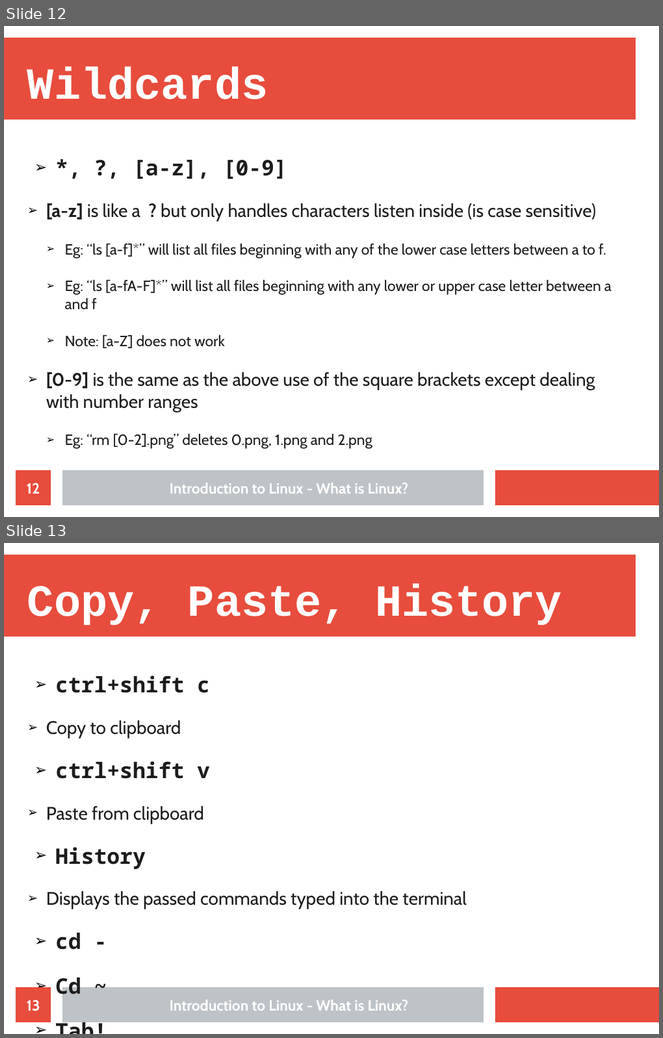
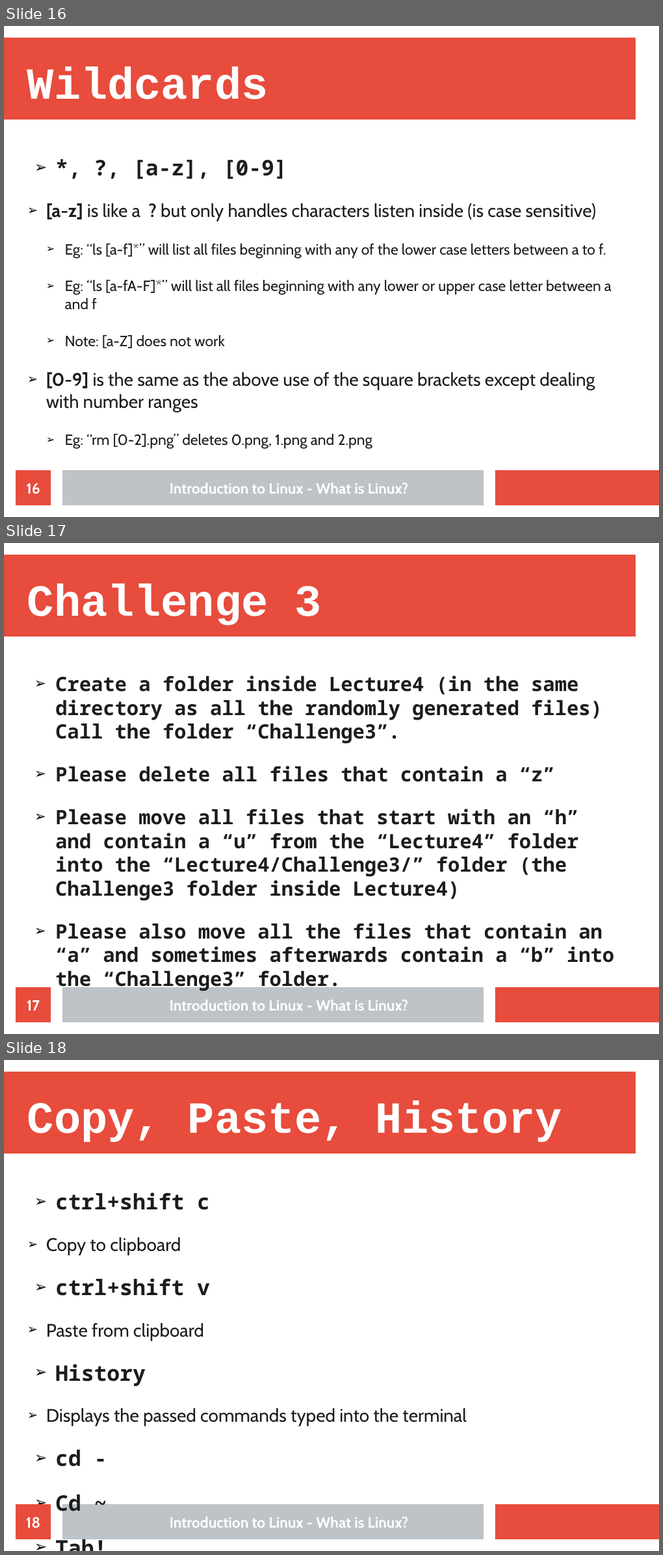
Before and after one commit to Nhlakanipho-Biyela/Intro_To_Linux_Course, a slide deck: Lecture_Slides/Lecture_3/ITL_Lecture_3_Basic_Commands.odp. Shown one above the other, each under a label of ours: slides 12 and 13 before the commit, slides 16, 17 and 18 after it. The pictures are 663x1038 and 663x1555 pixels, drawn with LibreOffice and Linux fonts; fonts in the diff are those of the drawing; background and template pictures are left out. Boxes give left, top, right and bottom in pixels: in the first picture for what was removed or moved away, otherwise in the second. Text is boxed around its words. In the diff, an @@ line names an element or a change of style, - is before the commit and + after.

Commit message:
added final lecture 3 slide

```diff
--- a/Lecture_Slides/Lecture_3/ITL_Lecture_3_Basic_Commands.odp
+++ b/Lecture_Slides/Lecture_3/ITL_Lecture_3_Basic_Commands.odp
@@ slide 17 added at box(4, 543, 659, 1034), background #FFFFFF; not listed: 3 template elements that a slide beside it also shows @@
@@ title added at box(27, 583, 322, 626), 54 pt, text #FFFFFF, bold @@
+Challenge 3
@@ text added at box(55, 676, 614, 963), 24.1 pt, text #1C1C1C, bold @@
+➢ Create a folder inside Lecture4 (in the same directory as all the randomly generated files) Call the folder “Challenge3”.
+➢ Please delete all files that contain a “z”
+➢ Please move all files that start with an “h” and contain a “u” from the “Lecture4” folder into the “Lecture4/Challenge3/” folder (the Challenge3 folder inside Lecture4)
+➢ Please also move all the files that contain an “a” and sometimes afterwards contain a “b” into the “Challenge3” folder.
@@ page number added at box(16, 988, 51, 1023), fill #E74C3C, 18 pt, text #FFFFFF, bold @@
+17
@@ text added at box(170, 1000, 409, 1011), 18 pt, text #FFFFFF, bold @@
+Introduction to Linux - What is Linux?
@@ what was slide 12 is now slide 16 @@
@@ page number at box(26, 484, 40, 495): text changed @@
-12
+16
@@ what was slide 13 is now slide 18 @@
@@ page number at box(26, 1517, 40, 1529): text changed @@
-13
+18
```
Also in this commit, not shown: 4 other slides added.
